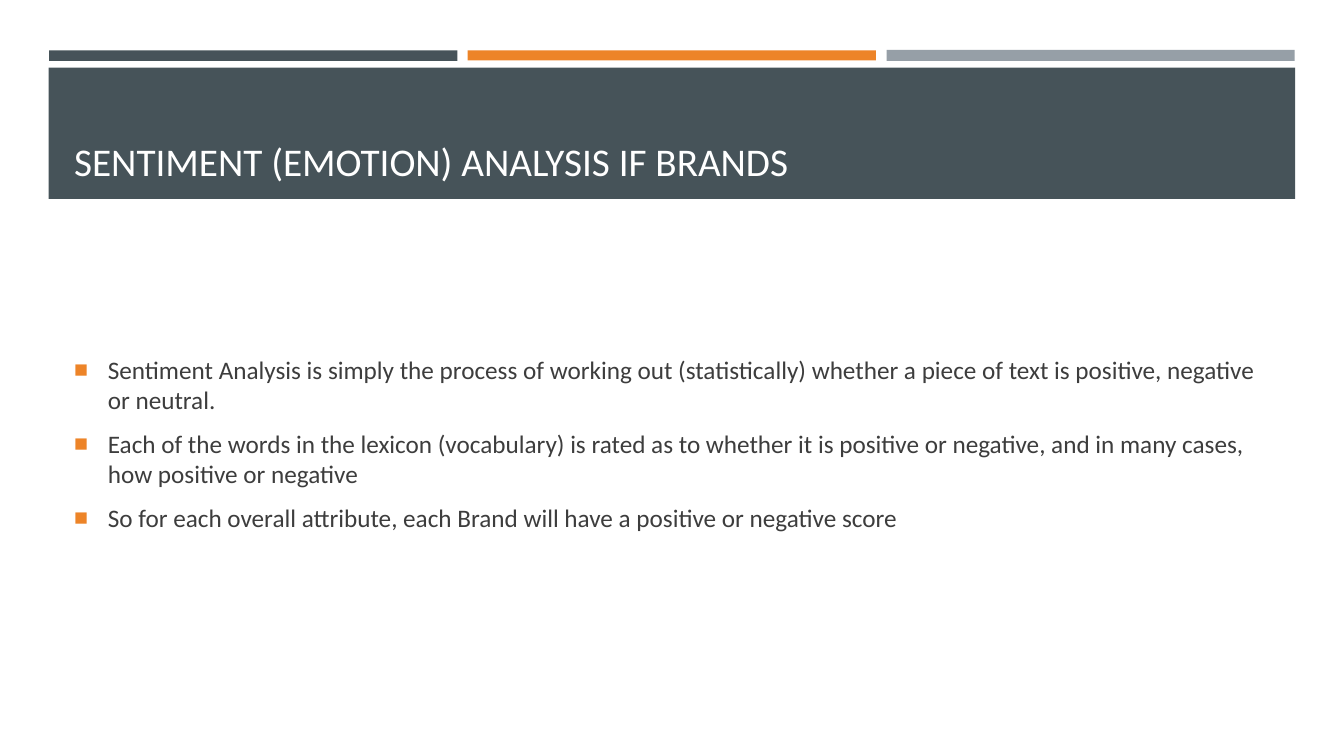
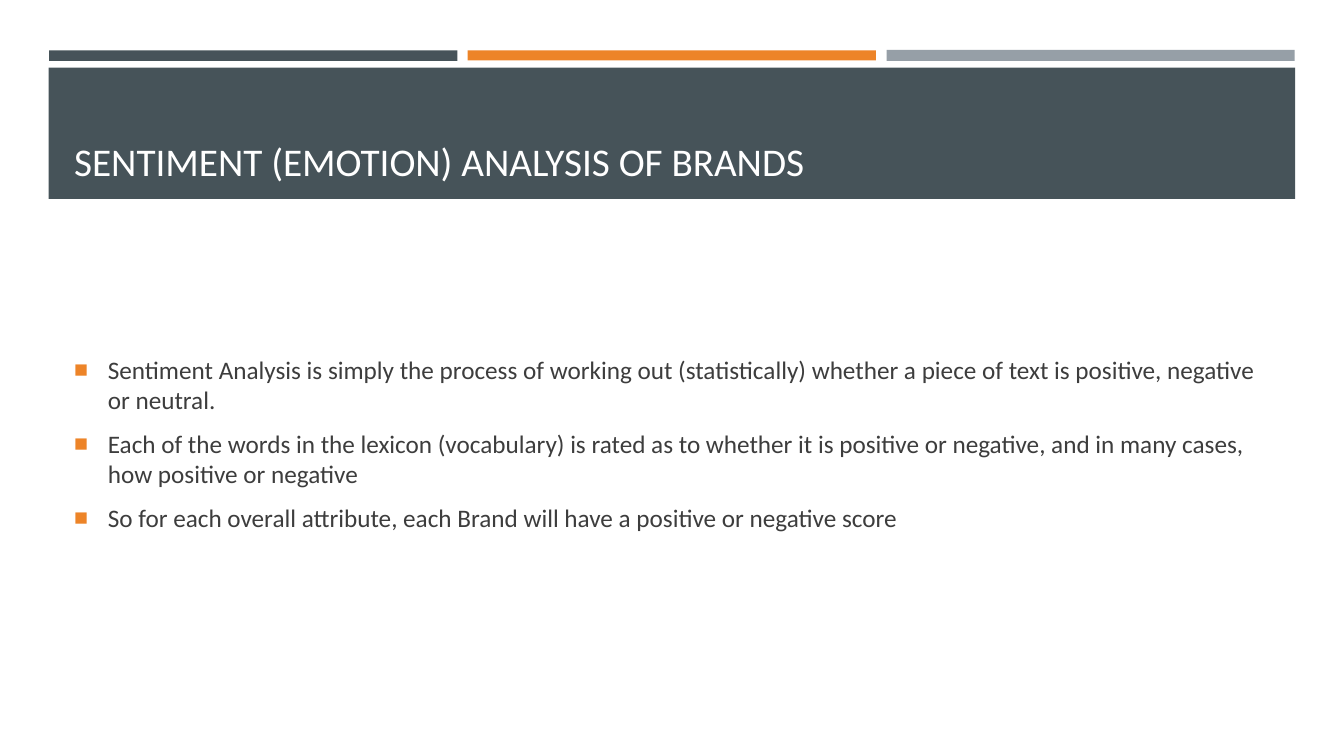
Before and after one commit to tsbloxsom/AMD-Twitter-Project, a slide deck: slide 7 of Brand Comparison PP.pptx (slide 6 before the commit). Drawn at 1344x756 pixels with LibreOffice and Linux fonts; fonts in the diff are those of the drawing. Boxes give left, top, right and bottom in pixels: in the first picture for what was removed or moved away, otherwise in the second. Text is boxed around its words. In the diff, an @@ line names an element or a change of style, - is before the commit and + after.

```diff
--- a/Brand Comparison PP.pptx
+++ b/Brand Comparison PP.pptx
@@ title at bbox=[74, 147, 805, 181]: text changed @@
-SENTIMENT (EMOTION) ANALYSIS IF BRANDS
+SENTIMENT (EMOTION) ANALYSIS OF BRANDS
```
Also in this commit, not shown: 1 slide added.
